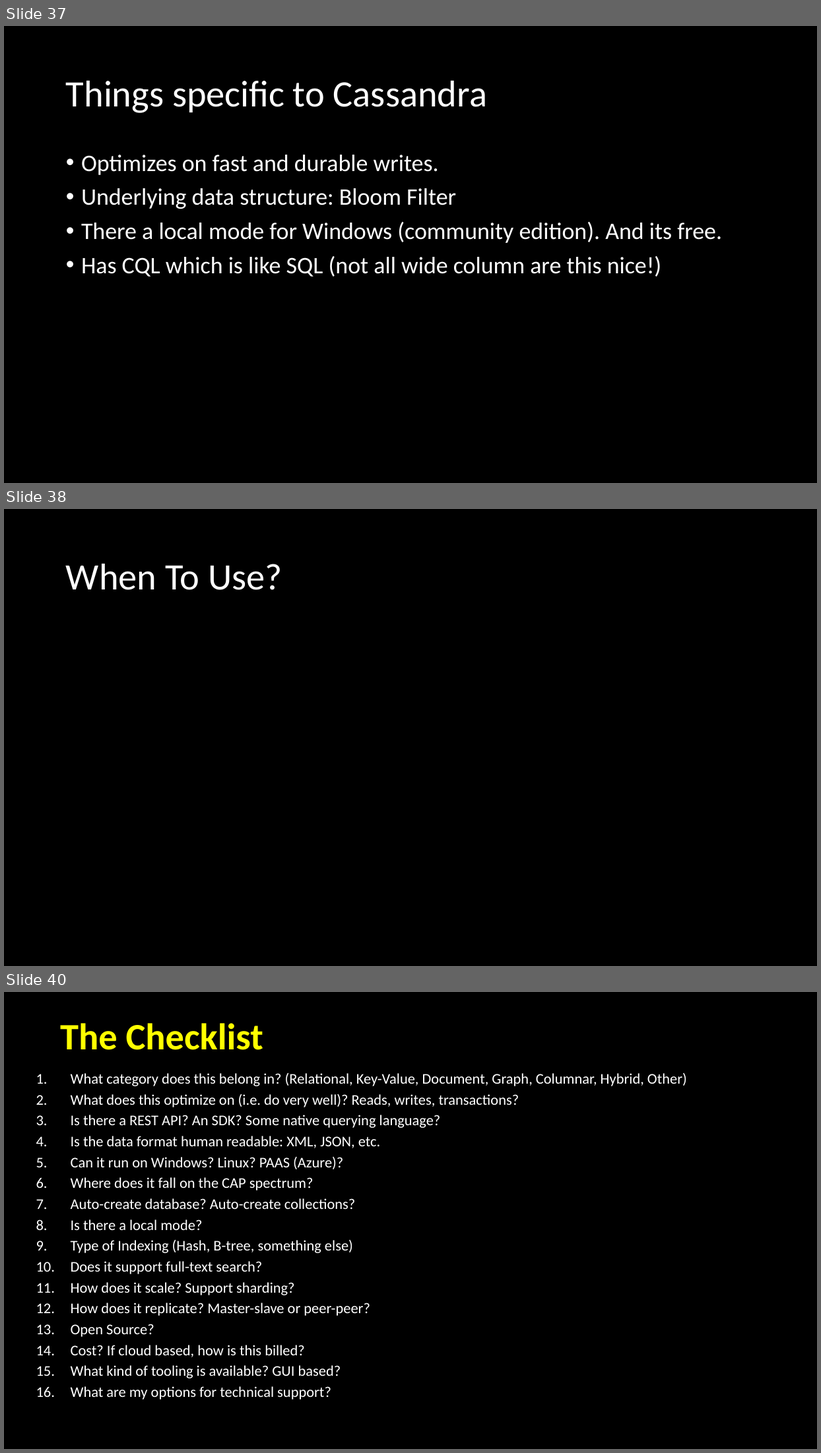
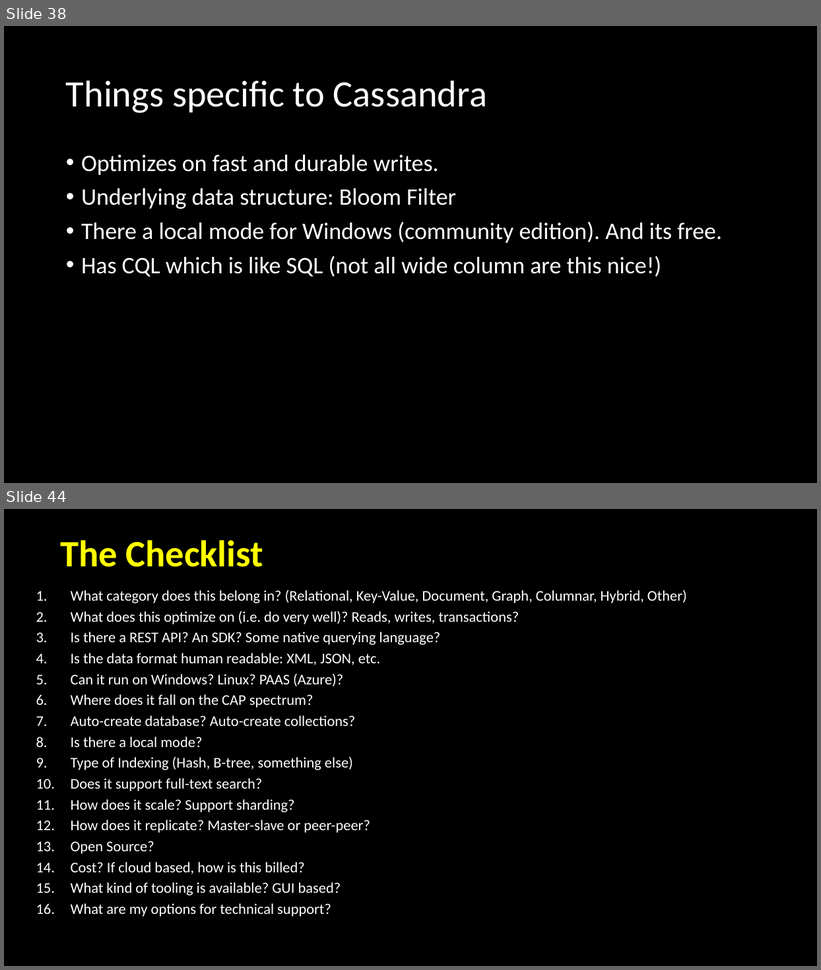
Before and after one commit to davidjeet/NoSQL-Whirlwind, a slide deck: NoSQLWhirlwind supprting images.pptx. Shown one above the other, each under a label of ours: slides 37, 38 and 40 before the commit, slides 38 and 44 after it; the slides between them are not shown. The pictures are 821x1453 and 821x970 pixels, drawn with LibreOffice and Linux fonts; fonts in the diff are those of the drawing. Boxes give left, top, right and bottom in pixels: in the first picture for what was removed or moved away, otherwise in the second. Text is boxed around its words. In the diff, an @@ line names an element or a change of style, - is before the commit and + after.

```diff
--- a/NoSQLWhirlwind supprting images.pptx
+++ b/NoSQLWhirlwind supprting images.pptx
@@ slide 38 removed at box(4, 509, 817, 966), background #000000 @@
@@ title removed at box(66, 563, 283, 590) @@
-When To Use?
@@ what was slide 37 is now slide 38 @@
@@ what was slide 40 is now slide 44 @@
```
Also in this commit, not shown: 1 slide changed, 6 slides added, 3 other slides removed, 40 other files.
